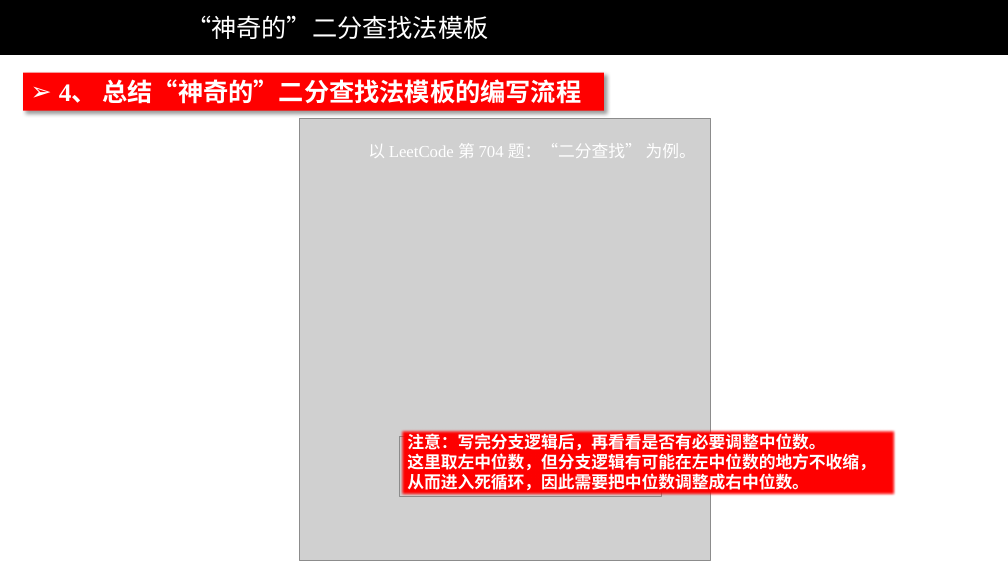
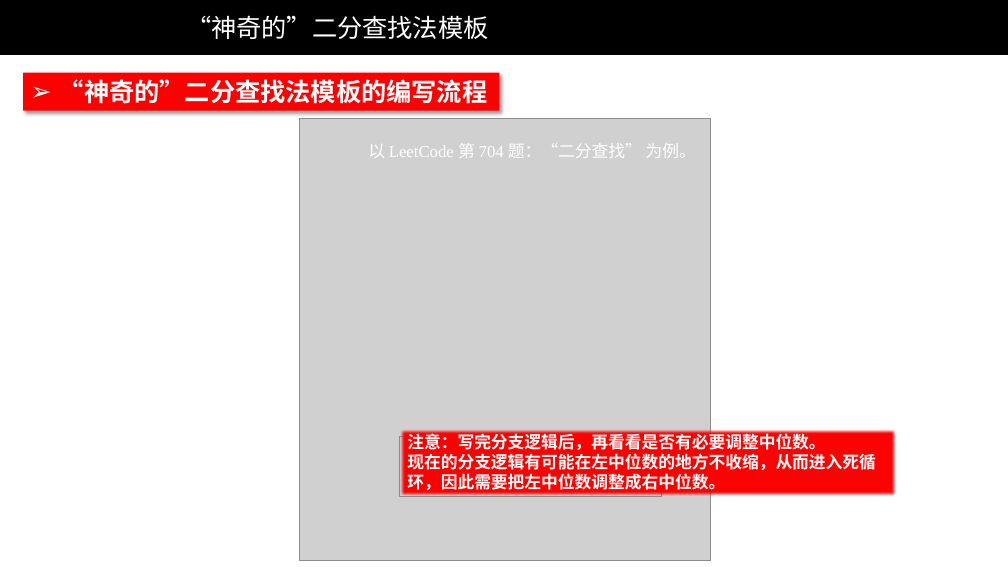
Before and after one commit to liweiwei1419/LeetCode-Solution-PPT, a slide deck: slide 7 of others/“神奇的”二分查找法模板-2（动画）.pptx. Drawn at 1008x567 pixels with LibreOffice and Linux fonts; fonts in the diff are those of the drawing; grey boxes stand for pictures; background and template pictures are left out. Boxes give left, top, right and bottom in pixels: in the first picture for what was removed or moved away, otherwise in the second. Text is boxed around its words. In the diff, an @@ line names an element or a change of style, - is before the commit and + after.

Commit message:
添加了神奇的二分查找法 PPT。

```diff
--- a/others/“神奇的”二分查找法模板-2（动画）.pptx
+++ b/others/“神奇的”二分查找法模板-2（动画）.pptx
@@ rectangle "“神奇的”二分查找法模板的编写流程": place and size @@
-rectangle "“神奇的”二分查找法模板的编写流程" at [23, 73, 604, 110]
+rectangle "“神奇的”二分查找法模板的编写流程" at [23, 73, 500, 110]
@@ text in rectangle at [59, 79, 487, 104]: text changed @@
-➢ 4、 总结“神奇的”二分查找法模板的编写流程
+➢ “神奇的”二分查找法模板的编写流程
@@ text in rectangle at [407, 453, 876, 490]: text changed @@
-这里取左中位数，但分支逻辑有可能在左中位数的地方不收缩，从而进入死循环，因此需要把中位数调整成右中位数。
+现在的分支逻辑有可能在左中位数的地方不收缩，从而进入死循环，因此需要把左中位数调整成右中位数。
```
Also in this commit, not shown: 9 other slides changed, 1 other file.
